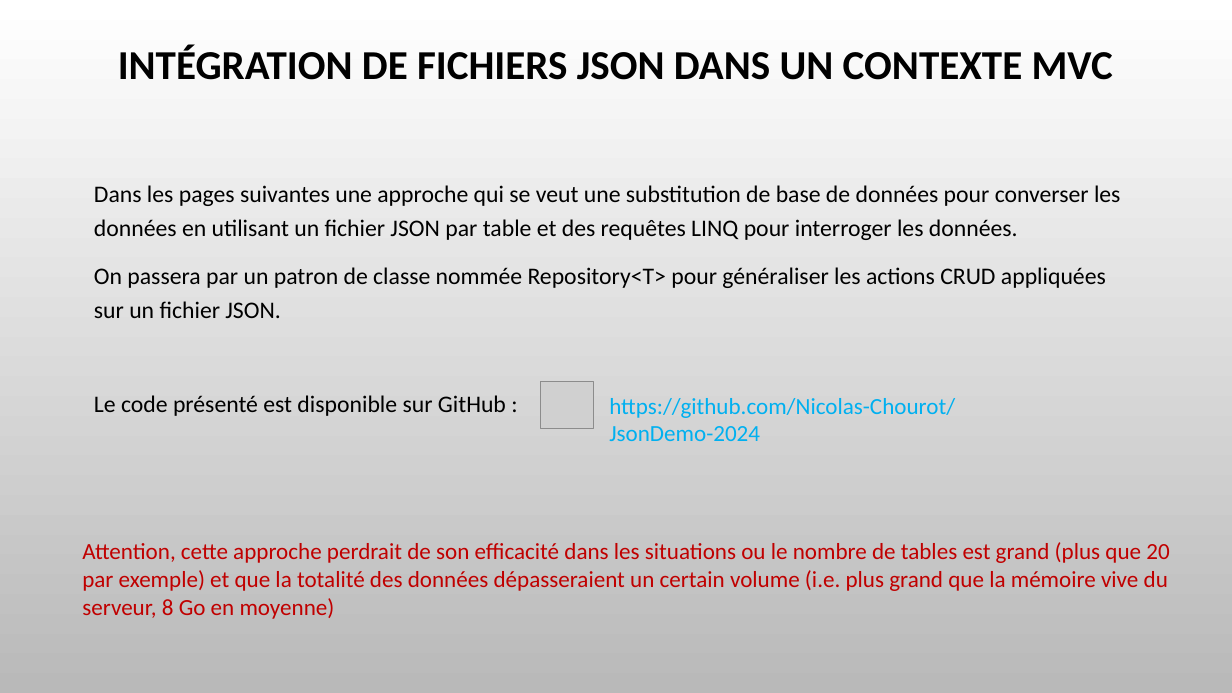
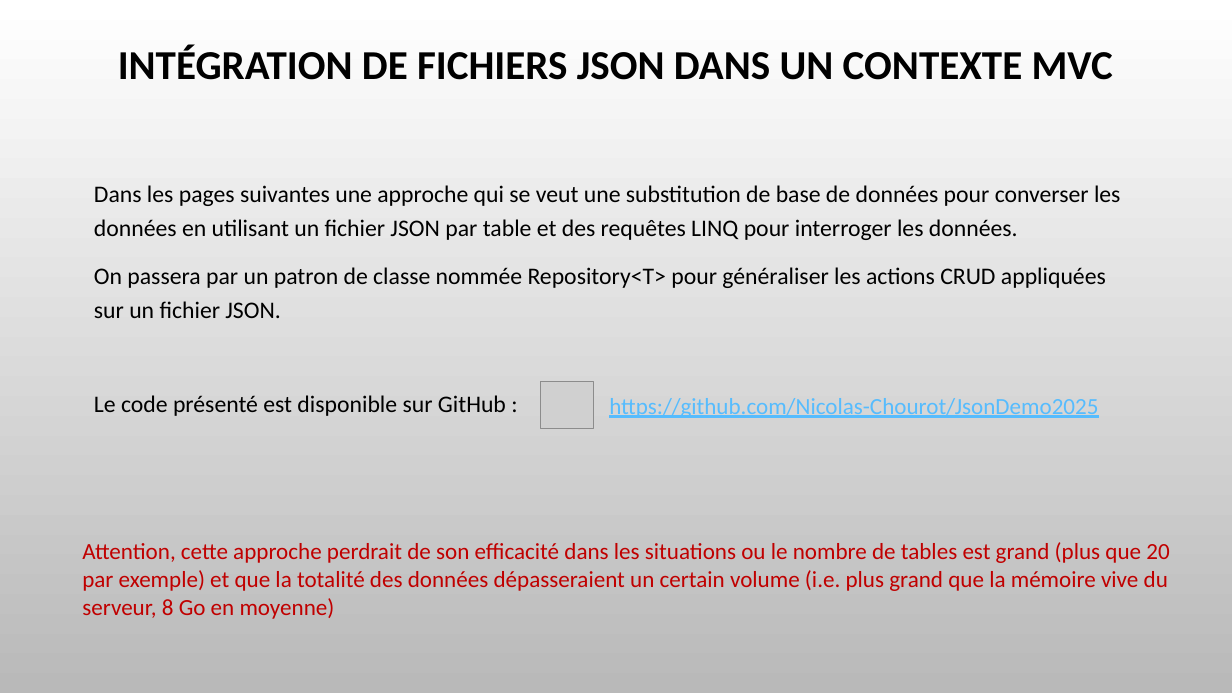
Before and after one commit to Nicolas-Chourot/JsonDemo2025, a slide deck: slide 6 of Support des données avec des fichiers Json.pptx. Drawn at 1232x693 pixels with LibreOffice and Linux fonts; fonts in the diff are those of the drawing; grey boxes stand for pictures; background and template pictures are left out. Boxes give left, top, right and bottom in pixels: in the first picture for what was removed or moved away, otherwise in the second. Text is boxed around its words. In the diff, an @@ line names an element or a change of style, - is before the commit and + after.

```diff
--- a/Support des données avec des fichiers Json.pptx
+++ b/Support des données avec des fichiers Json.pptx
@@ text at (x1=609, y1=398, x2=1098, y2=418): text changed; text colour #00B0F0 to #56BCFE @@
-https://github.com/Nicolas-Chourot/JsonDemo-2024
+https://github.com/Nicolas-Chourot/JsonDemo2025
```
Also in this commit, not shown: 2 other slides changed, 2 other files.
